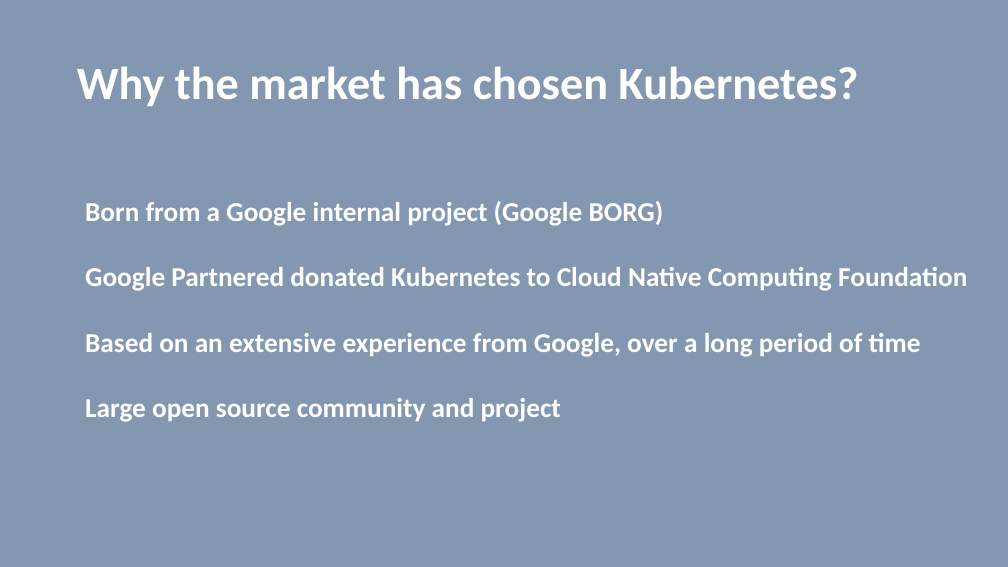
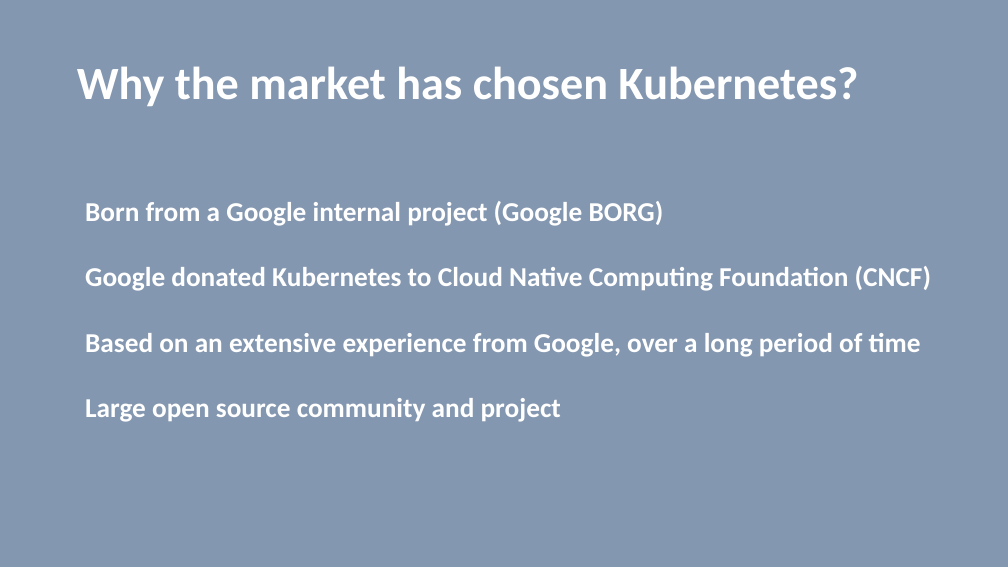
Before and after one commit to vilasvarghese/docker-k8s, a slide deck: slide 8 of notes/day4/4thDay.pptx (slide 10 before the commit). Drawn at 1008x567 pixels with LibreOffice and Linux fonts; fonts in the diff are those of the drawing. Boxes give left, top, right and bottom in pixels: in the first picture for what was removed or moved away, otherwise in the second. Text is boxed around its words. In the diff, an @@ line names an element or a change of style, - is before the commit and + after.

```diff
--- a/notes/day4/4thDay.pptx
+++ b/notes/day4/4thDay.pptx
@@ text at (85, 266, 931, 291): text changed @@
-Google Partnered donated Kubernetes to Cloud Native Computing Foundation
+Google donated Kubernetes to Cloud Native Computing Foundation (CNCF)
```
Also in this commit, not shown: 35 other slides changed, 5 slides added, 19 slides removed, 7 other files.
